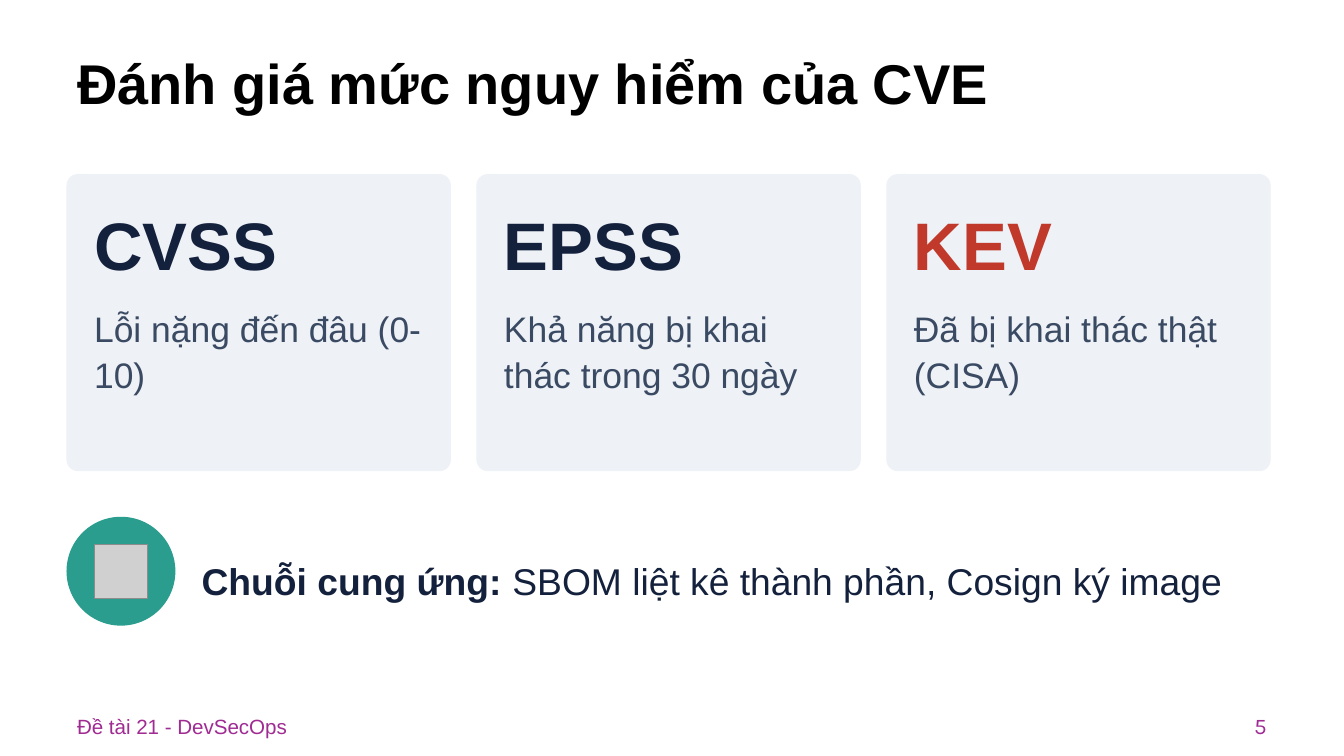
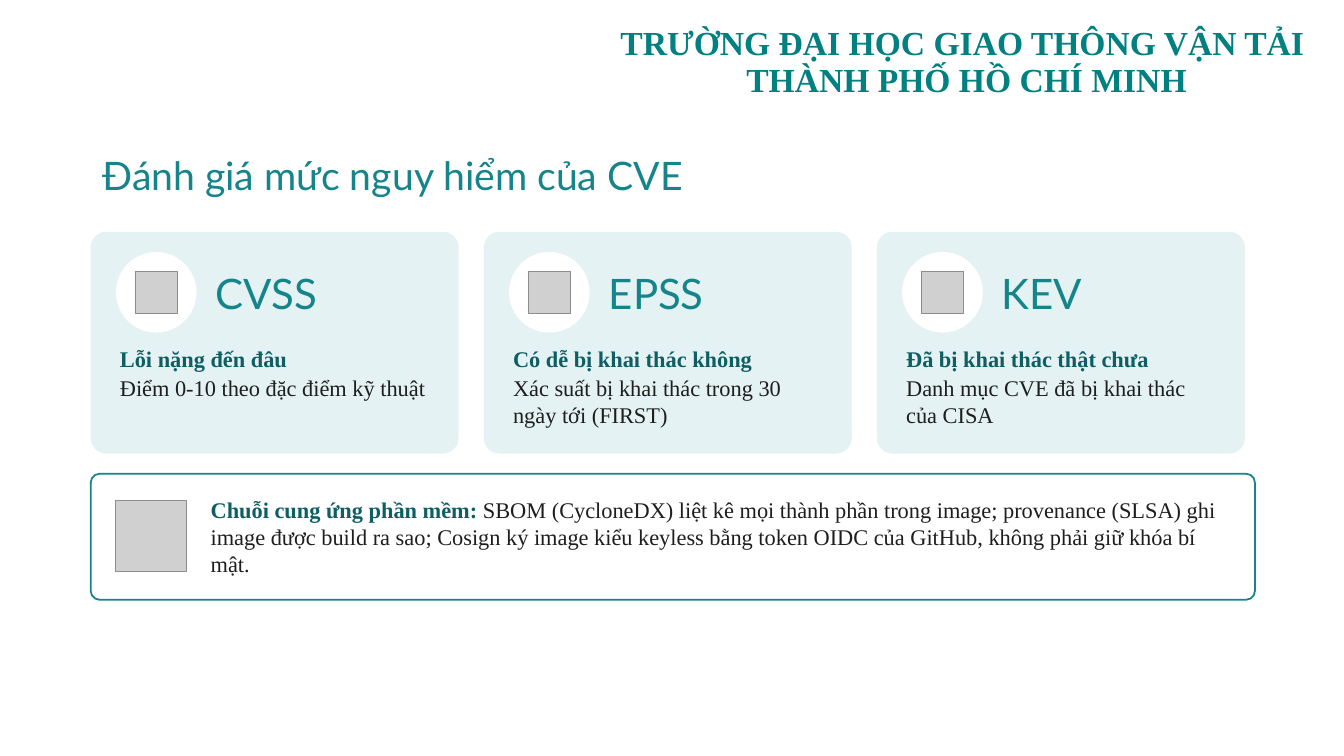
Before and after one commit to tranhuultai/012012303904_21_DevSecOps, a slide deck: slide 7 of PPTX/DeTai21_DevSecOps.pptx (slide 5 before the commit). Drawn at 1344x756 pixels with LibreOffice and Linux fonts; fonts in the diff are those of the drawing; grey boxes stand for pictures; background and template pictures are left out. Boxes give left, top, right and bottom in pixels: in the first picture for what was removed or moved away, otherwise in the second. Text is boxed around its words. In the diff, an @@ line names an element or a change of style, - is before the commit and + after.

```diff
--- a/PPTX/DeTai21_DevSecOps.pptx
+++ b/PPTX/DeTai21_DevSecOps.pptx
@@ text added at (620, 29, 1304, 93), 24 pt, text #008080, bold @@
+TRƯỜNG ĐẠI HỌC GIAO THÔNG VẬN TẢI
+THÀNH PHỐ HỒ CHÍ MINH
@@ title "Đánh giá mức nguy hiểm ...": place and size @@
-title "Đánh giá mức nguy hiểm ..." at (77, 60, 988, 114)
+title "Đánh giá mức nguy hiểm ..." at (102, 158, 682, 197)
@@ title "Đánh giá mức nguy hiểm ..." at (102, 158, 682, 197): size 40 to 28 pt, font Arial to Lato, text colour #000000 to #15848B, bold off @@
@@ rounded rectangle: place and size @@
-rounded rectangle at (68, 174, 451, 470)
+rounded rectangle at (91, 232, 459, 454)
@@ rounded rectangle: place and size @@
-rounded rectangle at (477, 174, 860, 470)
+rounded rectangle at (484, 232, 852, 454)
@@ fill #EEF1F6 to #E4F2F3; outline #EEF1F6 1 pt to none; proportions changed in 3 elements at (484, 232, 852, 454), (91, 232, 459, 454), (877, 232, 1245, 454) @@
@@ rounded rectangle: place and size @@
-rounded rectangle at (887, 174, 1270, 470)
+rounded rectangle at (877, 232, 1245, 454)
@@ ellipse added at (116, 252, 197, 333), fill #FFFFFF @@
@@ text "CVSS" at (216, 278, 317, 310): size 48 to 30 pt, font Arial to Lato, text colour #14213D to #15848B, bold off; line spacing 1.1 to 1; vertical alignment top to middle @@
@@ text "CVSS": place and size @@
-text "CVSS" at (94, 223, 277, 271)
+text "CVSS" at (216, 278, 317, 310)
@@ ellipse added at (509, 252, 590, 333), fill #FFFFFF @@
@@ text "EPSS": place and size @@
-text "EPSS" at (504, 223, 683, 271)
+text "EPSS" at (609, 278, 704, 310)
@@ text "EPSS" at (609, 278, 704, 310): size 48 to 30 pt, font Arial to Lato, text colour #14213D to #15848B, bold off; line spacing 1.1 to 1; vertical alignment top to middle @@
@@ ellipse added at (902, 252, 983, 333), fill #FFFFFF @@
@@ text "KEV": place and size @@
-text "KEV" at (914, 223, 1052, 270)
+text "KEV" at (1002, 279, 1082, 309)
@@ text "KEV" at (1002, 279, 1082, 309): size 48 to 30 pt, font Arial to Lato, text colour #C0392B to #15848B, bold off; line spacing 1.1 to 1; vertical alignment top to middle @@
@@ picture added at (135, 271, 177, 314) @@
@@ picture added at (528, 271, 571, 314) @@
@@ picture added at (922, 271, 964, 314) @@
@@ text at (120, 350, 425, 401): text changed; size 25.3 to 16 pt; font Arial to Times New Roman; text colour #3A4A63 to #1E1E1E @@
-Lỗi nặng đến đâu (0-10)
+Lỗi nặng đến đâu
+Điểm 0-10 theo đặc điểm kỹ thuật
@@ text at (513, 350, 781, 428): text changed; size 25.3 to 16 pt; font Arial to Times New Roman; text colour #3A4A63 to #1E1E1E @@
-Khả năng bị khai thác trong 30 ngày
+Có dễ bị khai thác không
+Xác suất bị khai thác trong 30 ngày tới (FIRST)
@@ text at (906, 351, 1185, 424): text changed; size 25.3 to 16 pt; font Arial to Times New Roman; text colour #3A4A63 to #1E1E1E @@
-Đã bị khai thác thật (CISA)
+Đã bị khai thác thật chưa
+Danh mục CVE đã bị khai thác của CISA
@@ rounded rectangle added at (91, 474, 1255, 600), fill #FFFFFF, outline #15848B 1.25 pt @@
@@ picture added at (116, 501, 187, 572) @@
@@ text at (211, 501, 1216, 576): text changed; size 26.7 to 16 pt; font Arial to Times New Roman; text colour #14213D to #1E1E1E @@
-Chuỗi cung ứng: SBOM liệt kê thành phần, Cosign ký image
+Chuỗi cung ứng phần mềm: SBOM (CycloneDX) liệt kê mọi thành phần trong image; provenance (SLSA) ghi image được build ra sao; Cosign ký image kiểu keyless bằng token OIDC của GitHub, không phải giữ khóa bí mật.
@@ ellipse removed at (68, 517, 175, 625) @@
@@ picture removed at (94, 544, 147, 598) @@
@@ text removed at (77, 718, 286, 739) @@
-Đề tài 21 - DevSecOps
@@ page number removed at (1254, 720, 1267, 735) @@
-5
```
Also in this commit, not shown: 4 other slides changed, 23 slides added, 13 slides removed, 3 other files.
